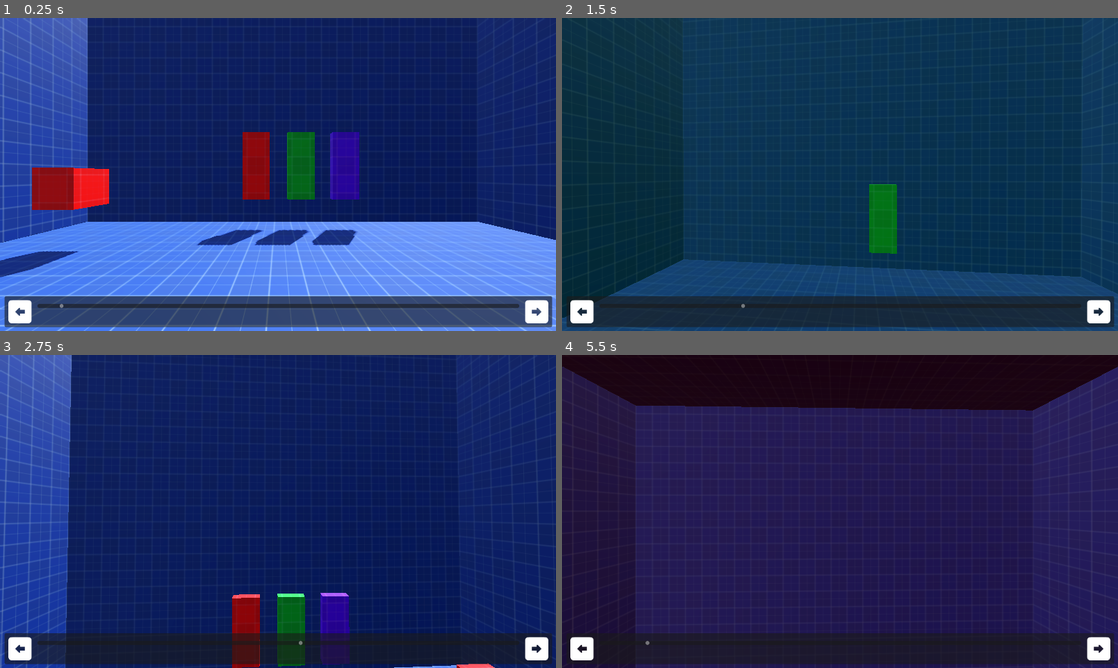
Above: before the commit, frames 1-4 (two rows, left to right).
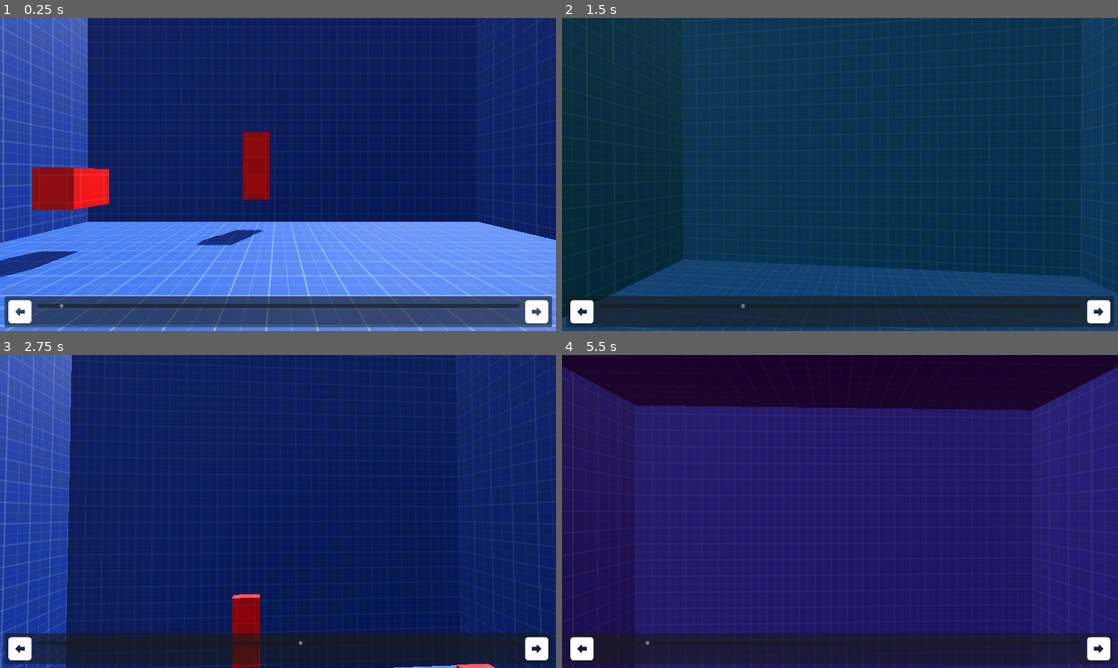
Above: after the commit, the same moments.

Repository: Lyfriss/GMTK_summer_game_jam
Game: Godot game, scene res://Levels/level_0.tscn
Same seed, same stepped clock (60 frames per second), same inputs: the game is played once before the commit and once after it. The project has no main scene, so this scene is started directly.
Inputs (mouse positions are in pixels of both pictures, inside the frame that each line leads up to):
- Up to frame 1 (0.25 s): no input
- Up to frame 2 (1.5 s): move the mouse to (867, 174) at 0.52 s; hold Up (recording_next_layer) 0.53-1.28 s; hold E (move_up) from 0.53 s (still down); tap F (Interact) at 0.6 s; move the mouse to (812, 174) at 1.27 s; tap Up (recording_next_layer) at 1.35 s
- Up to frame 3 (2.75 s): keep holding E (move_up); tap Down (recording_previus_layer) at 1.55 s; move the mouse to (289, 505) at 2.02 s; hold Down (recording_previus_layer) from 2.03 s (still down); tap F (Interact) at 2.3 s
- Up to frame 4 (5.5 s): keep holding E (move_up); move the mouse to (834, 517) at 2.77 s; release Down (recording_previus_layer) at 2.78 s; tap F (Interact) at 2.85, 4.55 s; tap Up (recording_next_layer) at 3.05, 4.35, 5.3 s; move the mouse to (878, 514) at 3.52 s; hold Down (recording_previus_layer) 3.53-4.28 s; tap W (move_foward) at 3.6 s; move the mouse to (795, 508) at 4.27 s; move the mouse to (845, 511) at 5.02 s; hold Down (recording_previus_layer) from 5.03 s (still down)

The runs differ from the first frame. In frame 1, 2.9% of the frame differs, in the area x 45-65%, y 36-73%; in frame 2, 1.1%; in frame 3, 2.0%; in frame 4, 89%, in the area x 0-100%, y 0-100%.

Commit message:
Fixed layer - interact consistency

Diff:
--- a/Levels/level_0.tscn
+++ b/Levels/level_0.tscn
@@ -132,13 +132,13 @@
 shader_parameter/use_albedo_color = false
 shader_parameter/albedo_alpha = 0.5
 
-[sub_resource type="ShaderMaterial" id="ShaderMaterial_5pqfd"]
-render_priority = 0
-shader = ExtResource("1_o6pxs")
-shader_parameter/world_uv = false
-shader_parameter/object_uv = false
-shader_parameter/object_uv_scale = Vector2(1, 1)
-shader_parameter/preset_color = 5
+[sub_resource type="ShaderMaterial" id="ShaderMaterial_am1cx"]
+render_priority = 0
+shader = ExtResource("1_o6pxs")
+shader_parameter/world_uv = false
+shader_parameter/object_uv = false
+shader_parameter/object_uv_scale = Vector2(1, 1)
+shader_parameter/preset_color = 7
 shader_parameter/base_color = Color(0, 0, 0, 1)
 shader_parameter/metalic = 0.25
 shader_parameter/roughness = 0.75
@@ -156,29 +156,8 @@
 shader_parameter/use_albedo_color = false
 shader_parameter/albedo_alpha = 0.5
 
-[sub_resource type="ShaderMaterial" id="ShaderMaterial_am1cx"]
-render_priority = 0
-shader = ExtResource("1_o6pxs")
-shader_parameter/world_uv = false
-shader_parameter/object_uv = false
-shader_parameter/object_uv_scale = Vector2(1, 1)
-shader_parameter/preset_color = 7
-shader_parameter/base_color = Color(0, 0, 0, 1)
-shader_parameter/metalic = 0.25
-shader_parameter/roughness = 0.75
-shader_parameter/grid_scale = 1.0
-shader_parameter/grid_width = 0.01
-shader_parameter/grid_color = Color(0.8, 0.8, 0.8, 1)
-shader_parameter/inside_scale = 1.0
-shader_parameter/inside_width = 0.01
-shader_parameter/inside_color = Color(0.8, 0.8, 0.8, 0.8)
-shader_parameter/checkered = true
-shader_parameter/sub_checkered_grid = false
-shader_parameter/checkered_color = Color(0.25, 0.25, 0.25, 1)
-shader_parameter/checkered_blend_color = 0.1
-shader_parameter/use_inside_uv = false
-shader_parameter/use_albedo_color = false
-shader_parameter/albedo_alpha = 0.5
+[sub_resource type="BoxShape3D" id="BoxShape3D_am1cx"]
+size = Vector3(3.1, 6.1, 1.1)
 
 [node name="Level0" type="Node3D"]
 
@@ -232,14 +211,16 @@
 size = Vector3(3, 7.5, 1)
 material = SubResource("ShaderMaterial_epnel")
 
-[node name="CSGBox3D4" type="CSGBox3D" parent="Puzle"]
-transform = Transform3D(1, 0, 0, 0, 1, 0, 0, 0, 1, 2, 7, -22)
-layers = 5
-size = Vector3(3, 7.5, 1)
-material = SubResource("ShaderMaterial_5pqfd")
-
 [node name="CSGBox3D5" type="CSGBox3D" parent="Puzle"]
-transform = Transform3D(1, 0, 0, 0, 1, 0, 0, 0, 1, 7, 7, -22)
-layers = 9
-size = Vector3(3, 7.5, 1)
+transform = Transform3D(-4.37114e-08, -1, -4.37114e-08, 0, -4.37114e-08, 1, -1, 4.37114e-08, 1.91069e-15, 18.1, -0.4, 7)
+layers = 4
+size = Vector3(3, 6, 1)
 material = SubResource("ShaderMaterial_am1cx")
+
+[node name="InteractComponent" parent="Puzle/CSGBox3D5" instance=ExtResource("4_epnel")]
+my_screen_layer = 3
+
+[node name="CollisionShape3D" type="CollisionShape3D" parent="Puzle/CSGBox3D5/InteractComponent"]
+transform = Transform3D(1, 0, 0, 0, 1, 8.35187e-23, 0, 8.35187e-23, 1, 0, 0, 0)
+shape = SubResource("BoxShape3D_am1cx")
+debug_color = Color(1, 1, 1, 1)
--- /dev/null
+++ b/Scenes/Autoload/layer_manager.tscn
@@ -0,0 +1,6 @@
+[gd_scene load_steps=2 format=3 uid="uid://dgnukvb2pak53"]
+
+[ext_resource type="Script" uid="uid://bll5hnubfnofa" path="res://Scripts/layer_manager.gd" id="1_rlfh1"]
+
+[node name="LayerManager" type="Node"]
+script = ExtResource("1_rlfh1")
--- a/Scenes/player.tscn
+++ b/Scenes/player.tscn
@@ -58,9 +58,8 @@
 cull_mask = 1
 script = ExtResource("2_x3wgy")
 all_layer_color = Color(0, 0, 0, 0)
-layer_1_color = Color(1, 0, 0, 0.0980392)
+layer_1_color = Color(1, 0, 1, 0.0980392)
 layer_2_color = Color(0, 1, 0, 0.0980392)
-layer_3_color = Color(0, 0, 1, 0.0980392)
 
 [node name="ColorRect" type="ColorRect" parent="Head/Camera3D"]
 anchors_preset = 15
--- a/Scripts/Player/InteractionArray.gd
+++ b/Scripts/Player/InteractionArray.gd
@@ -3,10 +3,12 @@
 @onready var inteact_prompt: CanvasLayer = $InteactPrompt
 
 func _process(_delta: float) -> void:
-	inteact_prompt.visible = get_collider() is InteractComponent
-
 	if get_collider() is InteractComponent:
 		var interactable : InteractComponent = get_collider()
-		if Input.is_action_just_pressed("Interact"):
+		inteact_prompt.visible = interactable.is_on_screen
+		if Input.is_action_just_pressed("Interact") and interactable.is_on_screen:
 			print("Interact with "+ str(interactable.name))
 			interactable.interact()
+
+	else :
+		inteact_prompt.visible = false
--- a/Scripts/Player/PlayerCamera.gd
+++ b/Scripts/Player/PlayerCamera.gd
@@ -1,32 +1,27 @@
 class_name PlayerCamera extends Camera3D
 @onready var color_rect: ColorRect = $ColorRect
-
-var current_layer : int = 1
 
 @export var all_layer_color : Color
 @export var layer_1_color : Color
 @export var layer_2_color : Color
-@export var layer_3_color : Color
 
 func _unhandled_input(event: InputEvent) -> void:
 	if event.is_action_pressed("recording_next_layer"):
-		change_layer(current_layer + 1)
+		change_layer(GlobalLayerManager.current_layer + 1)
 	if event.is_action_pressed("recording_previus_layer"):
-		change_layer(current_layer -1)
+		change_layer(GlobalLayerManager.current_layer -1)
 
 func change_layer(next_layer: int) -> void:
-	if next_layer > 4: next_layer = 1
-	if next_layer < 1: next_layer = 4
-	print(next_layer)
-	set_cull_mask_value(current_layer, false)
-	current_layer = next_layer
-	set_cull_mask_value(current_layer, true)
-	match current_layer:
+	if next_layer > 3: next_layer = 1
+	if next_layer < 1: next_layer = 3
+	set_cull_mask_value(GlobalLayerManager.current_layer, false)
+	GlobalLayerManager.current_layer = next_layer
+	GlobalLayerManager.layer_changed.emit()
+	set_cull_mask_value(GlobalLayerManager.current_layer, true)
+	match GlobalLayerManager.current_layer:
 		1:
 			color_rect.color = all_layer_color
 		2:
 			color_rect.color = layer_1_color
 		3:
 			color_rect.color = layer_2_color
-		4:
-			color_rect.color = layer_3_color
--- a/Scripts/interact_component.gd
+++ b/Scripts/interact_component.gd
@@ -2,6 +2,17 @@
 
 signal interacted
 
+@export var my_screen_layer : int
+
+var is_on_screen : bool
+
+func _ready() -> void:
+	set_is_on_screen()
+	GlobalLayerManager.layer_changed.connect(set_is_on_screen)
+
 func interact() -> void:
 	interacted.emit()
 	print("INTERACTED")
+
+func set_is_on_screen() -> void:
+	is_on_screen = my_screen_layer == GlobalLayerManager.current_layer
--- /dev/null
+++ b/Scripts/layer_manager.gd
@@ -0,0 +1,5 @@
+class_name LayerManager extends Node
+
+signal layer_changed
+
+var current_layer : int = 1
--- a/project.godot
+++ b/project.godot
@@ -13,6 +13,10 @@
 config/name="GMTK Summer Game Jam"
 config/features=PackedStringArray("4.4", "Forward Plus")
 config/icon="res://icon.svg"
+
+[autoload]
+
+GlobalLayerManager="*res://Scenes/Autoload/layer_manager.tscn"
 
 [display]
 
Not shown, added: Scripts/layer_manager.gd.uid
